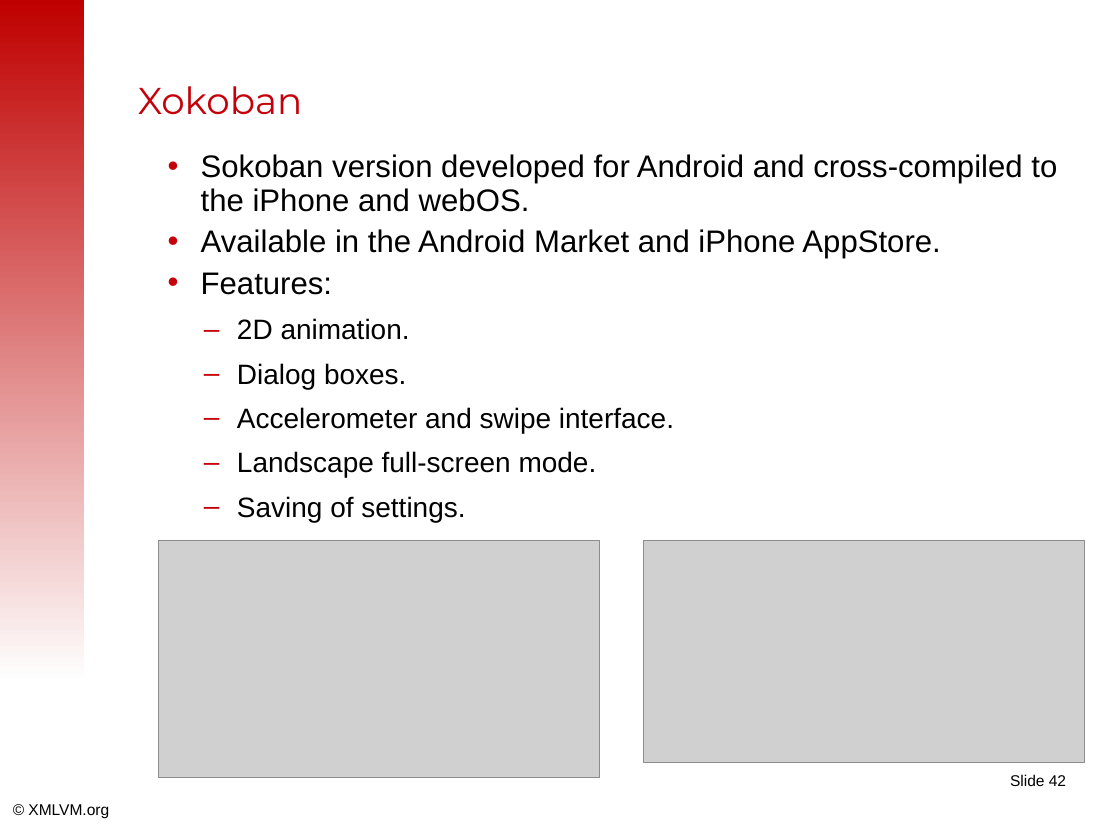
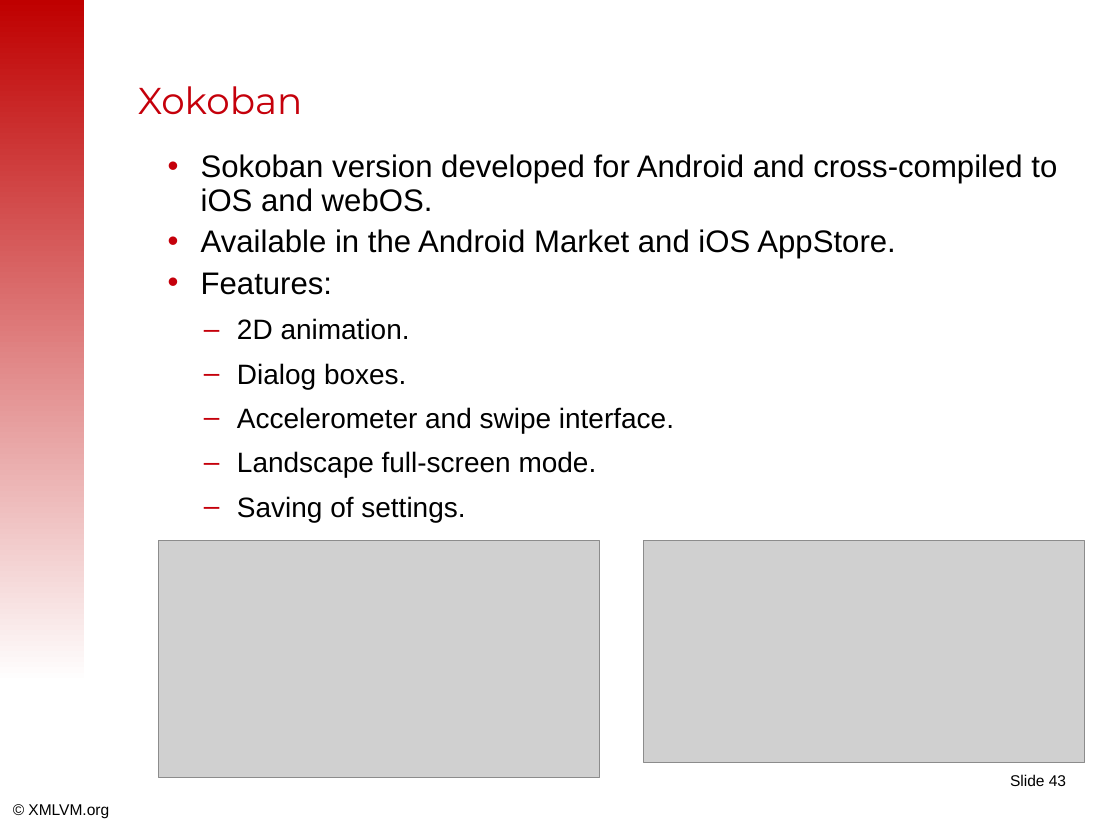
Before and after one commit to tisoft/xmlvm, a slide deck: slide 43 of doc/slides/android2iphone-master.odp (slide 42 before the commit). Drawn at 1120x840 pixels with LibreOffice and Linux fonts; fonts in the diff are those of the drawing; grey boxes stand for pictures; background and template pictures are left out. Boxes give left, top, right and bottom in pixels: in the first picture for what was removed or moved away, otherwise in the second. Text is boxed around its words. In the diff, an @@ line names an element or a change of style, - is before the commit and + after.

```diff
--- a/doc/slides/android2iphone-master.odp
+++ b/doc/slides/android2iphone-master.odp
@@ text at bbox=[201, 154, 1057, 258]: text changed @@
-• Sokoban version developed for Android and cross-compiled to the iPhone and webOS.
-• Available in the Android Market and iPhone AppStore.
+• Sokoban version developed for Android and cross-compiled to iOS and webOS.
+• Available in the Android Market and iOS AppStore.
@@ page number at bbox=[1010, 774, 1066, 786]: text changed @@
-Slide 42
+Slide 43
```
Also in this commit, not shown: 13 other slides changed, 4 slides added, 3 slides removed.
